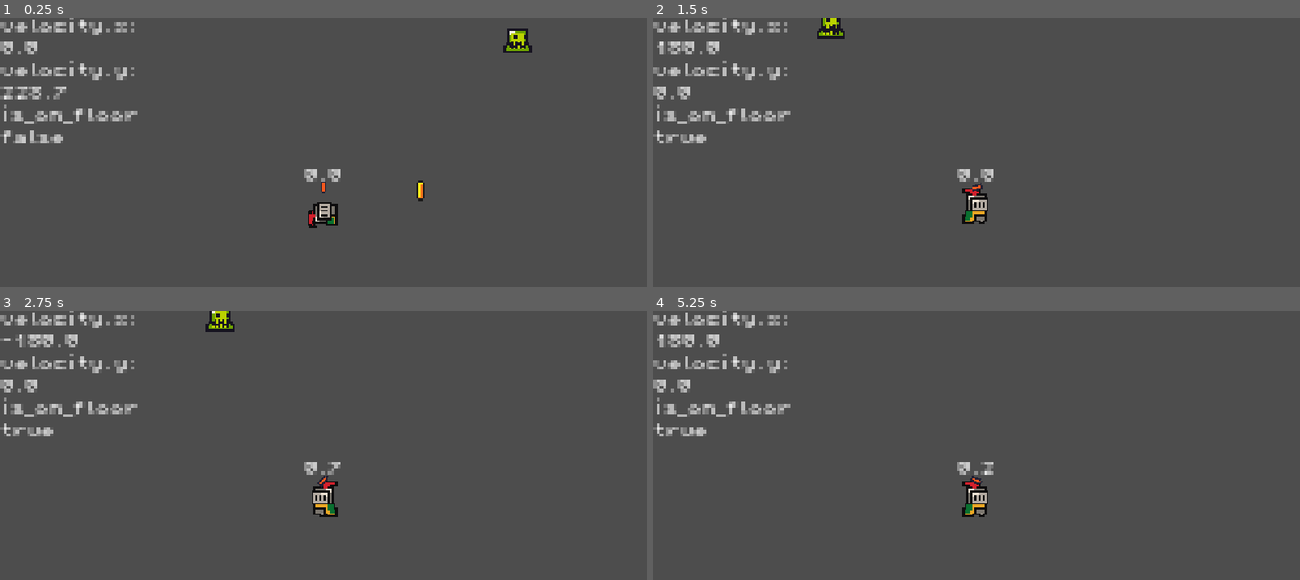
Above: before the commit, frames 1-4 (two rows, left to right).
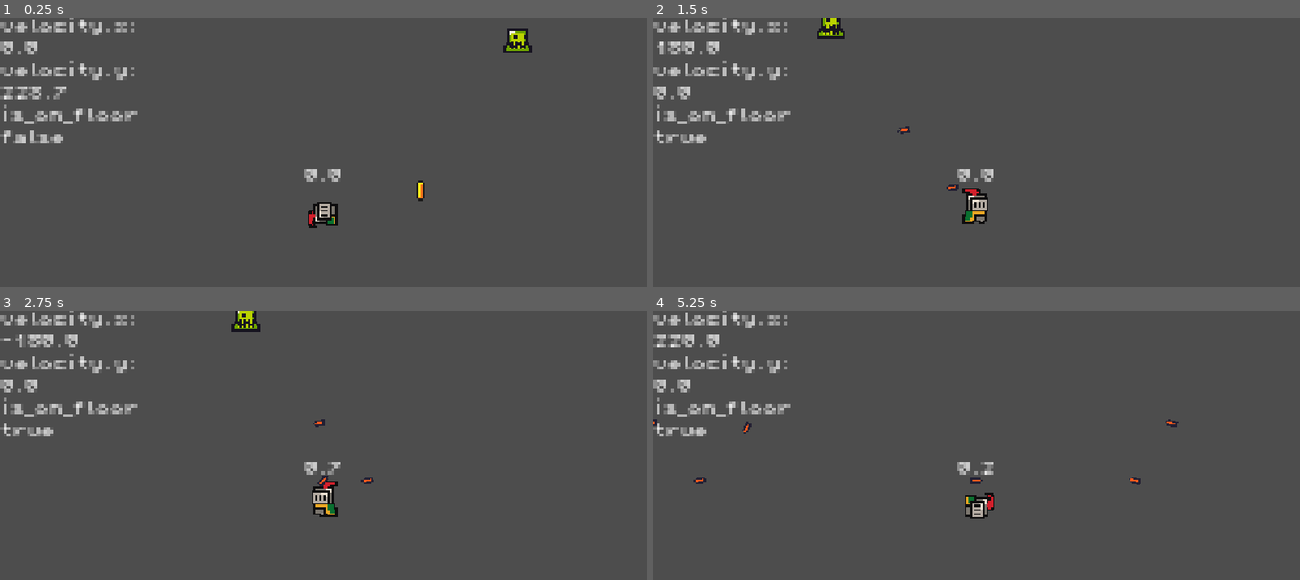
Above: after the commit, the same moments.

Repository: jsjzh/jump-game
Game: Godot game, scene res://src/sences/game.tscn
Same seed, same stepped clock (60 frames per second), same inputs: the game is played once before the commit and once after it. Sound files missing from this copy of the repository are replaced by a short silence.
Inputs (mouse positions are in pixels of both pictures, inside the frame that each line leads up to):
- Up to frame 1 (0.25 s): no input
- Up to frame 2 (1.5 s): move the mouse to (1118, 182) at 0.52 s; press the mouse at (1118, 182) at 0.53 s; hold D (right) from 0.53 s (still down); tap Space (jump) at 0.77 s; move the mouse to (847, 217) at 1.27 s; release the mouse at (847, 217) at 1.28 s; click (847, 217) at 1.35 s
- Up to frame 3 (2.75 s): tap Space (jump) at 1.52 s; move the mouse to (388, 413) at 2.02 s; release D (right) at 2.03 s; press the mouse at (388, 413) at 2.03 s; hold A (left) from 2.03 s (still down); right-click (388, 413) at 2.1 s
- Up to frame 4 (5.25 s): move the mouse to (944, 566) at 2.77 s; release A (left) at 2.78 s; release the mouse at (944, 566) at 2.78 s; hold D (right) 2.78-4.28 s; tap Shift (roll, bound only before the commit) at 2.85 s; tap Space (jump) at 3.02, 3.77, 4.52 s; click (944, 566) at 3.05 s; move the mouse to (1170, 547) at 3.52 s; press the mouse at (1170, 547) at 3.53 s; move the mouse to (782, 437) at 4.27 s; release the mouse at (782, 437) at 4.28 s; hold A (left) 4.28-5.03 s; click (782, 437) at 4.35 s; move the mouse to (1008, 493) at 5.02 s; press the mouse at (1008, 493) at 5.03 s; hold D (right) from 5.03 s (still down); right-click (1008, 493) at 5.1 s

The runs differ from the first frame. In frame 1, less than 0.1% of the frame differs, in the area x 49-51%, y 60-66%; in frame 2, 0.1%; in frame 3, 0.6%; in frame 4, 0.8%, in the area x 0-82%, y 8-78%.

Commit message:
feat: 添加蓄力射击逻辑

Diff:
--- a/project.godot
+++ b/project.godot
@@ -54,7 +54,7 @@
 }
 roll={
 "deadzone": 0.2,
-"events": [null, Object(InputEventKey,"resource_local_to_scene":false,"resource_name":"","device":-1,"window_id":0,"alt_pressed":false,"shift_pressed":false,"ctrl_pressed":false,"meta_pressed":false,"pressed":false,"keycode":0,"physical_keycode":4194325,"key_label":0,"unicode":0,"location":0,"echo":false,"script":null)
+"events": [null, Object(InputEventMouseButton,"resource_local_to_scene":false,"resource_name":"","device":-1,"window_id":0,"alt_pressed":false,"shift_pressed":false,"ctrl_pressed":false,"meta_pressed":false,"button_mask":0,"position":Vector2(0, 0),"global_position":Vector2(0, 0),"factor":1.0,"button_index":2,"canceled":false,"pressed":false,"double_click":false,"script":null)
 ]
 }
 jump={
--- a/src/scriprts/arrow.gd
+++ b/src/scriprts/arrow.gd
@@ -1,13 +1,30 @@
 extends Area2D
 
+@export var flight_time: float = 2.0
+@export var speed: float = 200.0
+
+# 射箭音效
+
 var is_shooted: bool = false
+var direction: Vector2
+var current_flight_time: float = 0.0
 
-func _process(_delta: float) -> void:
-	if !is_shooted:
-		look_at(get_global_mouse_position())
+func _process(delta):
+	if is_shooted:
+		current_flight_time += delta
+		if current_flight_time >= flight_time:
+			queue_free()
 
-func handle_shoot(pos: Vector2, vec: Vector2) -> void:
+func _physics_process(delta: float) -> void:
+	if is_shooted:
+		position += speed * direction * delta
+
+func handle_shoot(dire: Vector2) -> void:
+	direction = dire
+	is_shooted = true
+
+func handle_position(pos: Vector2) -> void:
 	position = pos
-	print(pos)
-	print(vec)
-	is_shooted = true
+
+func handle_rotation(angle: float) -> void:
+	rotation = angle
--- a/src/scriprts/player.gd
+++ b/src/scriprts/player.gd
@@ -38,17 +38,19 @@
 var is_attack: bool = false
 var attack_acc_time: float = 0.0
 
+var arrow: Node
+
 func _input(event):
 	if is_dead:
 		return
 
 	if event.is_action_pressed("attack"):
+		arrow = arrow_sence.instantiate()
+		get_tree().current_scene.add_child(arrow)
 		is_attack = true
 	if event.is_action_released("attack"):
 		if attack_acc_time == attack_max_curr_time:
-			var arrow = arrow_sence.instantiate()
-			arrow.handle_shoot(position, Vector2.ZERO)
-			get_tree().current_scene.add_child(arrow)
+			arrow.handle_shoot((get_global_mouse_position() - position).normalized())
 		is_attack = false
 		attack_acc_time = 0.0
 
@@ -69,6 +71,8 @@
 
 	if is_attack:
 		attack_acc_time = clamp(attack_acc_time + delta, 0.0, attack_max_curr_time)
+		arrow.handle_position(Vector2(position.x, position.y - 6))
+		arrow.handle_rotation((get_global_mouse_position() - position).angle())
 
 	countdown_label.text = "%.1f" % (attack_acc_time)
 
@@ -107,11 +111,14 @@
 	if is_on_floor():
 		if is_rolling:
 			animated_sprite.play("roll")
-		elif input_direction.x == 0:
+		elif input_direction.x != 0:
+			animated_sprite.play("run")
+			if !audio_run.playing:
+				audio_run.play()
+		else:
 			animated_sprite.play("idle")
-		else:
-			animated_sprite.play("run")
-			audio_run.play()
+			audio_run.stop()
+
 	else:
 		animated_sprite.play("jump")
 
--- a/src/sences/player.tscn
+++ b/src/sences/player.tscn
@@ -2,12 +2,31 @@
 
 [ext_resource type="Script" uid="uid://dpyxn5infqinh" path="res://src/scriprts/player.gd" id="1_eabyu"]
 [ext_resource type="Texture2D" uid="uid://b8cmjj8vq3r8d" path="res://src/assets/sprites/knight.png" id="1_ggan6"]
-[ext_resource type="PackedScene" uid="uid://cti31iil0y4al" path="res://src/sences/arrow.tscn" id="2_2asoo"]
+[ext_resource type="Script" uid="uid://d33cyu51t8ctc" path="res://src/scriprts/arrow.gd" id="2_bipsm"]
+[ext_resource type="Texture2D" uid="uid://djs8wa5wx3y1r" path="res://src/assets/sprites/bullet.png" id="3_3jxhc"]
 [ext_resource type="AudioStream" uid="uid://d1c7eitwbgqyx" path="res://src/assets/sounds/hitHurt.wav" id="3_rggqk"]
 [ext_resource type="AudioStream" uid="uid://b55xtmvwkoslc" path="res://src/assets/sounds/jump.wav" id="4_2xjdo"]
 [ext_resource type="AudioStream" uid="uid://c2e3v3cnhbwpd" path="res://src/assets/sounds/Running.mp3" id="5_cevw7"]
 [ext_resource type="FontFile" uid="uid://dbjl1e6kdxpl6" path="res://src/assets/fonts/PixelOperator8.ttf" id="6_cevw7"]
 
+[sub_resource type="RectangleShape2D" id="RectangleShape2D_kxdby"]
+size = Vector2(6, 3)
+
+[sub_resource type="PackedScene" id="PackedScene_0pdyj"]
+_bundled = {
+"conn_count": 0,
+"conns": PackedInt32Array(),
+"editable_instances": [],
+"id_paths": [PackedInt32Array(), PackedInt32Array()],
+"names": PackedStringArray("Arrow", "Area2D", "arrow", "collision_layer", "collision_mask", "script", "Sprite2D", "Sprite2D", "texture", "CollisionShape2D", "CollisionShape2D", "shape"),
+"node_count": 3,
+"node_ids": PackedInt32Array(961413926, 473659843, 1988429717),
+"node_paths": [NodePath("."), NodePath(".")],
+"nodes": PackedInt32Array(-1, -1, 1, 0, -1, 3, 3, 0, 4, 1, 5, 2, 1, 2, 1073741824, 0, 7, 6, -1, 1, 8, 3, 0, 1073741825, 0, 10, 9, -1, 1, 11, 4, 0),
+"variants": [256, 17, ExtResource("2_bipsm"), ExtResource("3_3jxhc"), SubResource("RectangleShape2D_kxdby")],
+"version": 3
+}
+
 [sub_resource type="AtlasTexture" id="AtlasTexture_ovfgh"]
 atlas = ExtResource("1_ggan6")
 region = Rect2(0, 224, 32, 32)
@@ -274,7 +293,7 @@
 collision_layer = 2
 collision_mask = 147
 script = ExtResource("1_eabyu")
-arrow_sence = ExtResource("2_2asoo")
+arrow_sence = SubResource("PackedScene_0pdyj")
 
 [node name="Camera2D" type="Camera2D" parent="." unique_id=1426778049]
 zoom = Vector2(4, 4)
@@ -321,6 +340,3 @@
 text = "0.0"
 horizontal_alignment = 1
 vertical_alignment = 1
-
-[node name="Arrow" parent="." unique_id=961413926 instance=ExtResource("2_2asoo")]
-position = Vector2(0, -6)
